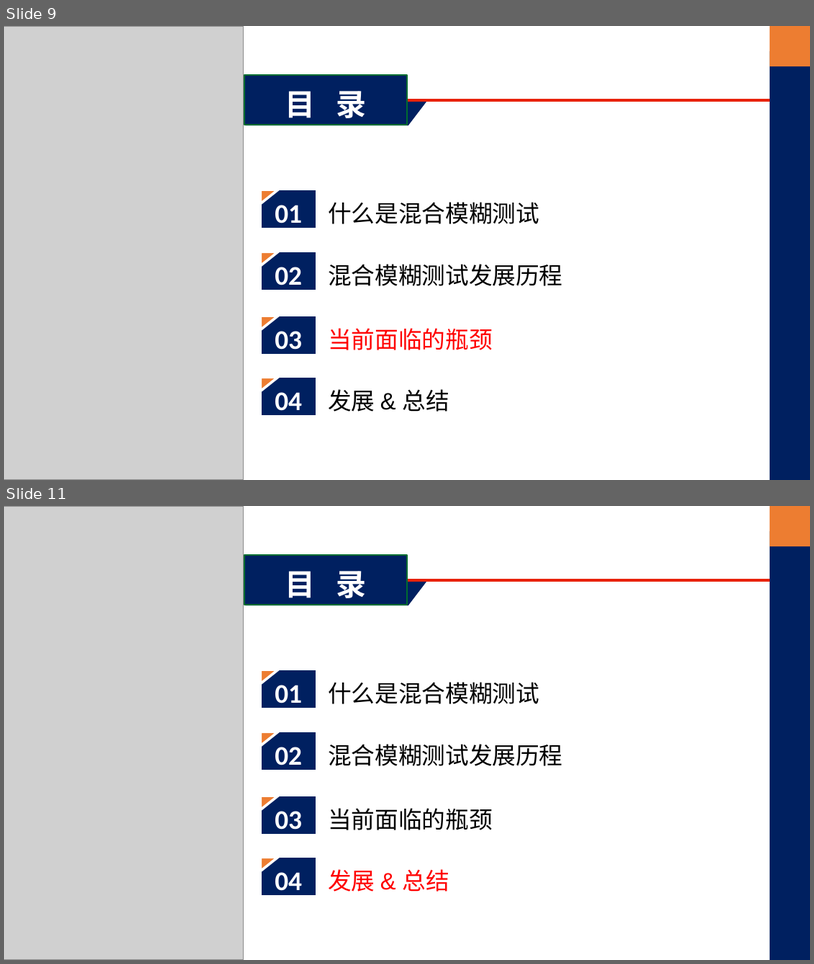
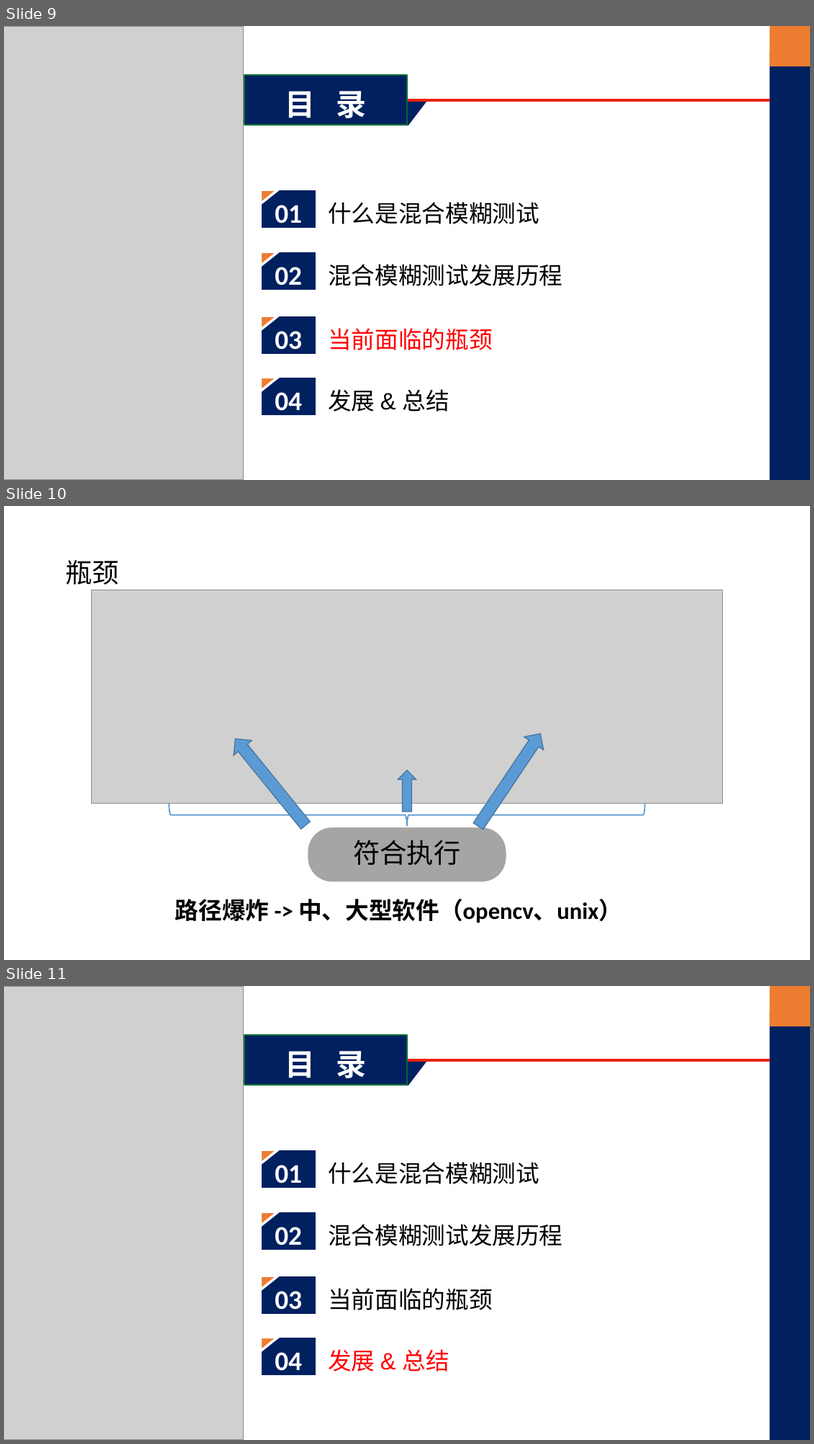
Before and after one commit to WayneDevMaze/Chinese_review_fuzzing, a slide deck: PPT/A Survey of Hybrid Fuzzing based on Symbolic Execution.pptx. Shown one above the other, each under a label of ours: slides 9 and 11 before the commit, slides 9, 10 and 11 after it; the slides between them are not shown. The pictures are 814x964 and 814x1444 pixels, drawn with LibreOffice and Linux fonts; fonts in the diff are those of the drawing; grey boxes stand for pictures. Boxes give left, top, right and bottom in pixels: in the first picture for what was removed or moved away, otherwise in the second. Text is boxed around its words. In the diff, an @@ line names an element or a change of style, - is before the commit and + after.

```diff
--- a/PPT/A Survey of Hybrid Fuzzing based on Symbolic Execution.pptx
+++ b/PPT/A Survey of Hybrid Fuzzing based on Symbolic Execution.pptx
@@ slide 10 added at <box>4,506,810,960</box>, background #FFFFFF @@
@@ title added at <box>65,560,119,584</box>, 32 pt, text #000000 @@
+瓶颈
@@ picture added at <box>92,590,723,803</box> @@
@@ down arrow added at <box>226,731,315,832</box>, fill #5B9BD5, outline #43739E 1 pt @@
@@ down arrow added at <box>468,726,550,832</box>, fill #5B9BD5, outline #43739E 1 pt @@
@@ down arrow added at <box>398,770,417,811</box>, fill #5B9BD5, outline #43739E 1 pt @@
@@ left brace added at <box>169,803,646,826</box>, outline #5B9BD5 1.5 pt @@
@@ rounded rectangle added at <box>308,826,507,883</box>, fill #A5A5A5, outline #FFFFFF 1.5 pt, 32 pt, text #000000 @@
+符合执行
@@ text added at <box>175,898,622,922</box>, 28 pt, text #000000, bold @@
+路径爆炸 -> 中、大型软件（opencv、unix）
```
Also in this commit, not shown: 1 slide changed, 1 slide removed.
